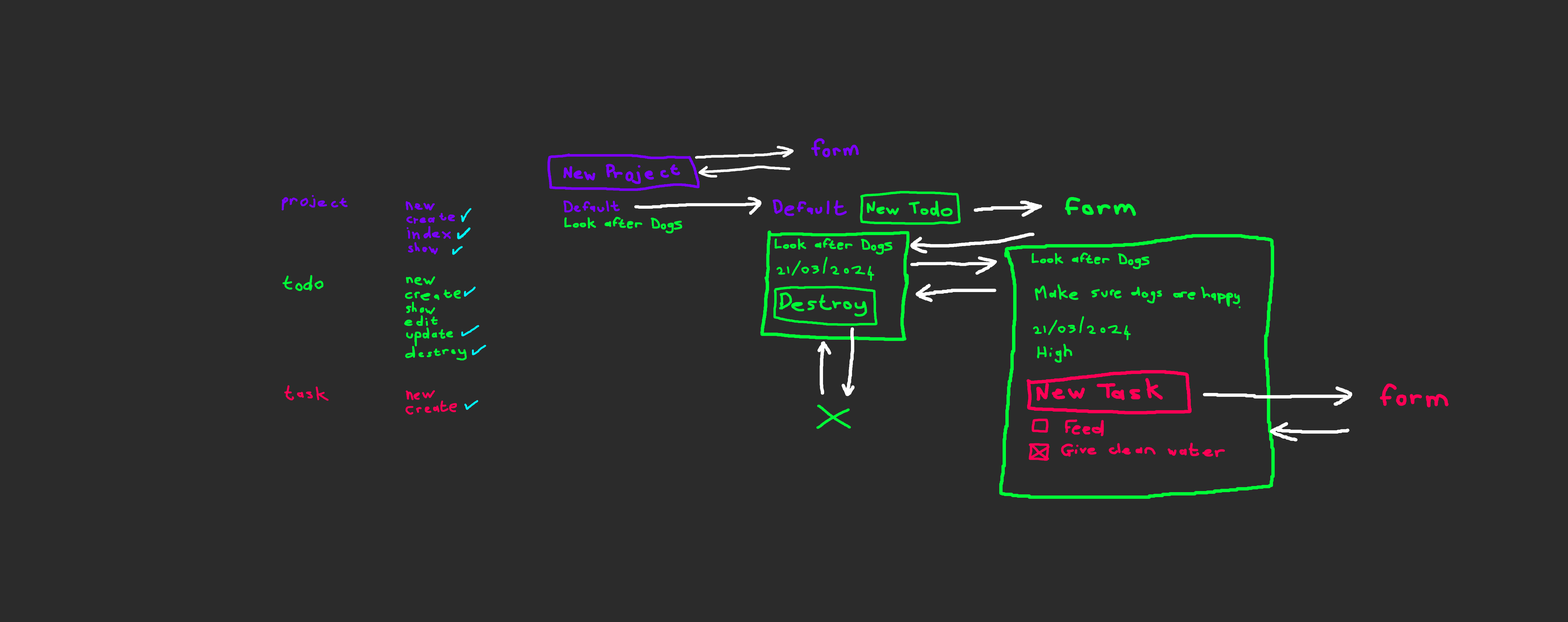
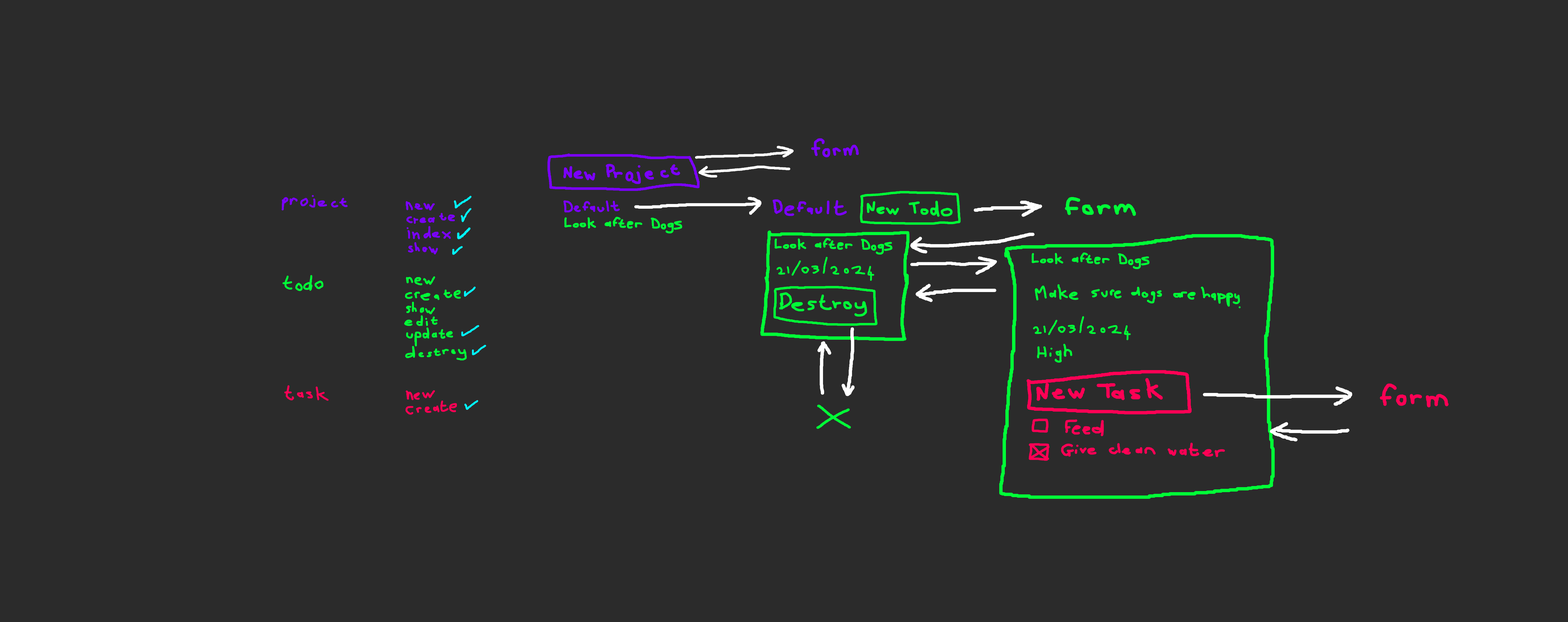
Comparing the layer stacks of the two 1568x622 images. Changes:
painted on "Paint Layer 2" over left=453, top=195, right=472, bottom=209
